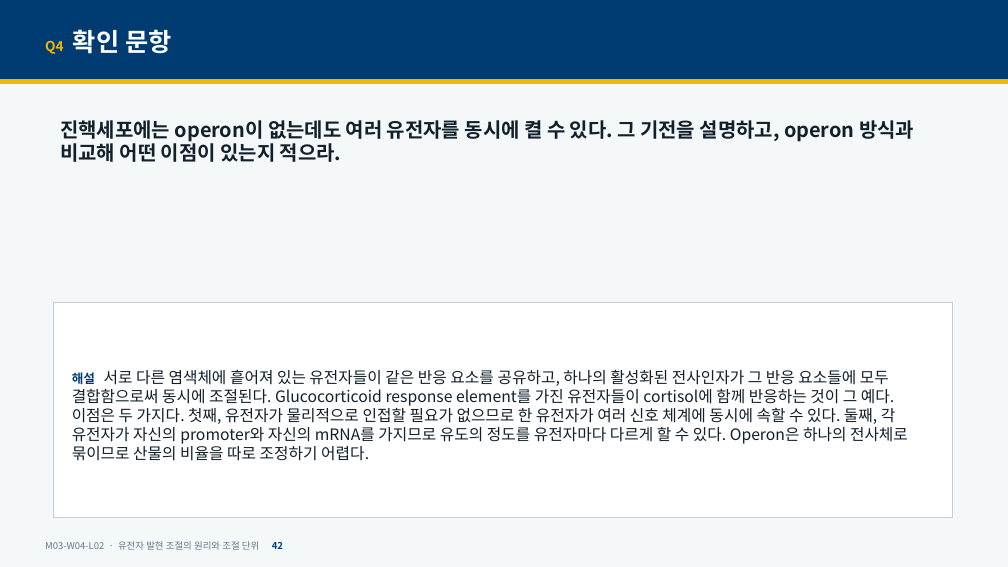
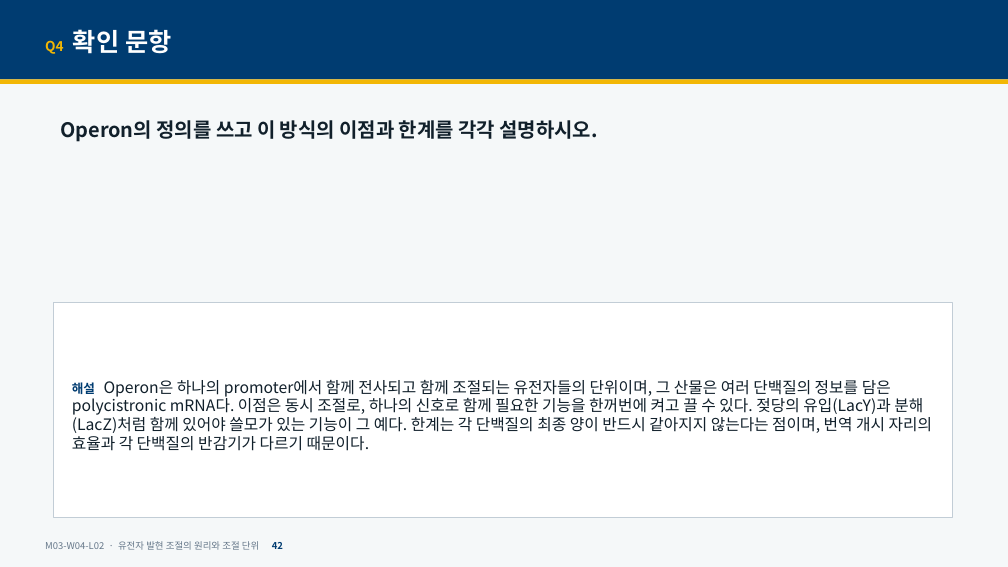
Before and after one commit to hoperiasd2/hoperiasd2.github.io, a slide deck: slide 42 of curriculum/M03/W04/L02/slides.pptx. Drawn at 1008x567 pixels with LibreOffice and Linux fonts; fonts in the diff are those of the drawing. Boxes give left, top, right and bottom in pixels: in the first picture for what was removed or moved away, otherwise in the second. Text is boxed around its words. In the diff, an @@ line names an element or a change of style, - is before the commit and + after.

```diff
--- a/curriculum/M03/W04/L02/slides.pptx
+++ b/curriculum/M03/W04/L02/slides.pptx
@@ text at (60,120,598,142): text changed @@
-진핵세포에는 operon이 없는데도 여러 유전자를 동시에 켤 수 있다. 그 기전을 설명하고, operon 방식과 비교해 어떤 이점이 있는지 적으라.
+Operon의 정의를 쓰고 이 방식의 이점과 한계를 각각 설명하시오.
@@ text in rectangle at (72,380,932,451): text changed @@
-해설 서로 다른 염색체에 흩어져 있는 유전자들이 같은 반응 요소를 공유하고, 하나의 활성화된 전사인자가 그 반응 요소들에 모두 결합함으로써 동시에 조절된다. Glucocorticoid response element를 가진 유전자들이 cortisol에 함께 반응하는 것이 그 예다. 이점은 두 가지다. 첫째, 유전자가 물리적으로 인접할 필요가 없으므로 한 유전자가 여러 신호 체계에 동시에 속할 수 있다. 둘째, 각 유전자가 자신의 promoter와 자신의 mRNA를 가지므로 유도의 정도를 유전자마다 다르게 할 수 있다. Operon은 하나의 전사체로 묶이므로 산물의 비율을 따로 조정하기 어렵다.
+해설 Operon은 하나의 promoter에서 함께 전사되고 함께 조절되는 유전자들의 단위이며, 그 산물은 여러 단백질의 정보를 담은 polycistronic mRNA다. 이점은 동시 조절로, 하나의 신호로 함께 필요한 기능을 한꺼번에 켜고 끌 수 있다. 젖당의 유입(LacY)과 분해(LacZ)처럼 함께 있어야 쓸모가 있는 기능이 그 예다. 한계는 각 단백질의 최종 양이 반드시 같아지지 않는다는 점이며, 번역 개시 자리의 효율과 각 단백질의 반감기가 다르기 때문이다.
```
Also in this commit, not shown: 41 other slides changed, 8 slides added, 4 slides removed, 16 other files.
